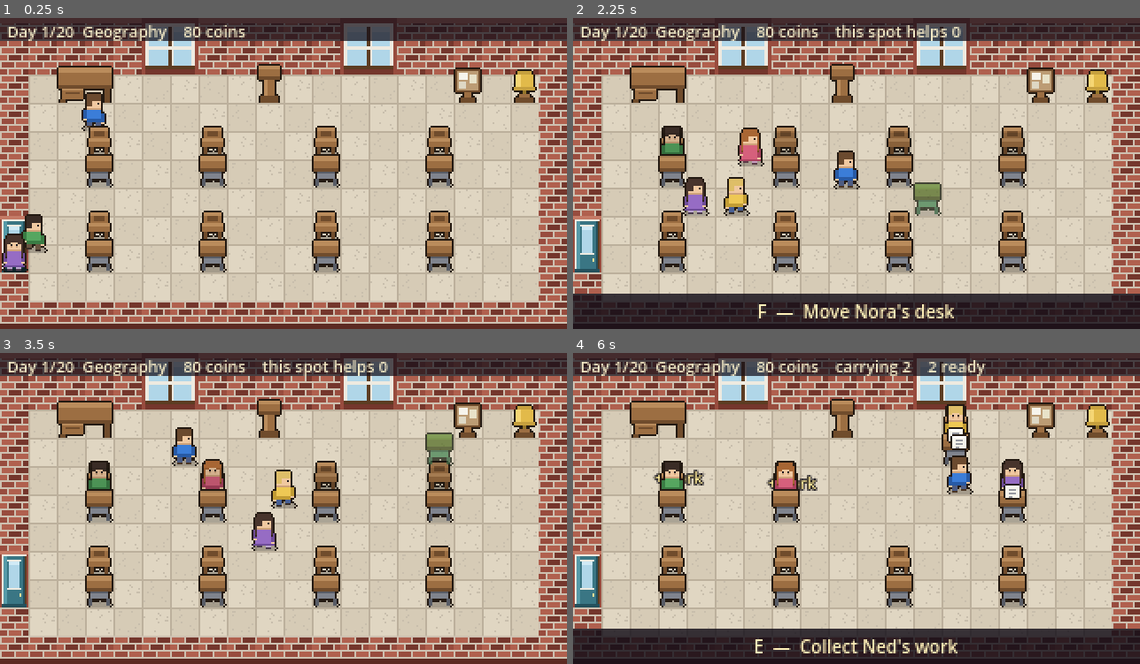
Above: before the commit, frames 1-4 (two rows, left to right).
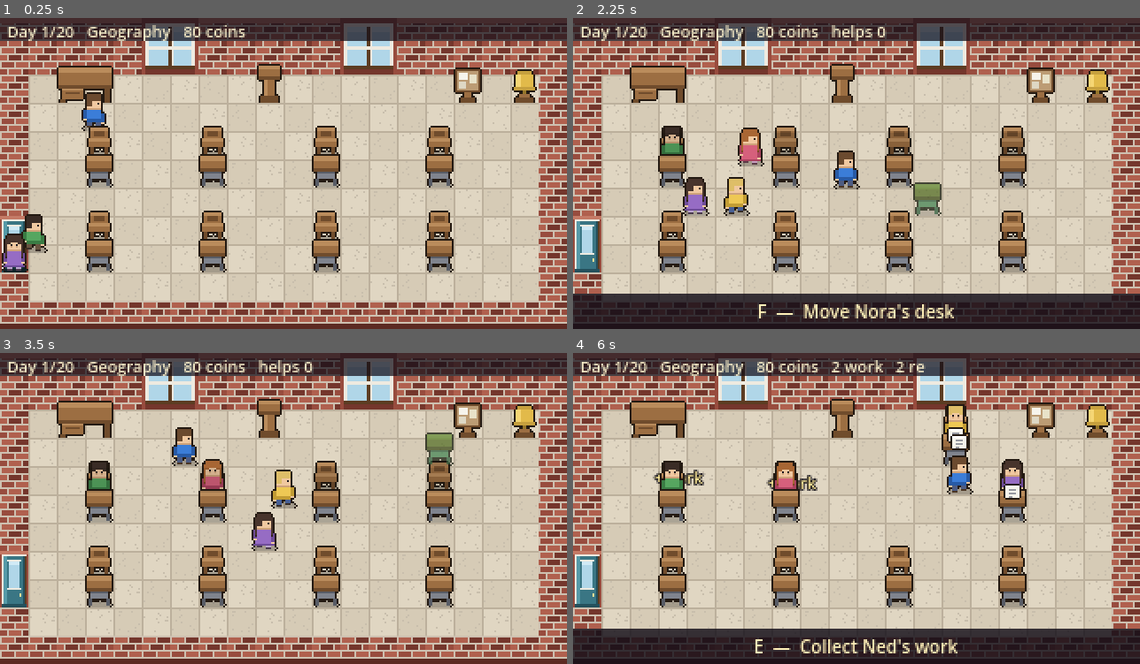
Above: after the commit, the same moments.

Repository: Mbottega16/EduSystem
Game: Godot game, scene res://tests/run.tscn
The game is run twice, just before and just after one commit, with the same random seed, the same clock (stepped at 60 frames per second) and the same inputs. This scene is started directly instead of the project's main scene.
Inputs:
- Up to frame 1 (0.25 s): no input
- Up to frame 2 (2.25 s): tap Enter at 0.5 s; hold D (move_right) 0.53-1.28 s; tap Q (voice, bound only after the commit) at 0.6, 1.55 s; tap Space at 0.77, 1.52 s; hold S (move_down) 1.28-2.03 s; tap E (interact) at 1.35 s; hold D (move_right) from 2.03 s (still down); tap F (manage) at 2.1 s
- Up to frame 3 (3.5 s): tap Q (voice, bound only after the commit) at 2.3, 3.05 s; release D (move_right) at 2.78 s; hold W (move_up) from 2.78 s (still down); tap Shift (sprint) at 2.85 s; tap Space at 3.02 s
- Up to frame 4 (6 s): release W (move_up) at 3.53 s; hold A (move_left) 3.53-5.03 s; tap Q (voice, bound only after the commit) at 3.6, 4.55, 5.3 s; tap Space at 3.77, 4.52 s; tap J at 4.35 s; hold S (move_down) 5.03-5.78 s; tap C at 5.1 s; hold D (move_right) from 5.78 s (still down); tap 1 at 5.85 s

The runs differ from the first frame. In frame 1, 0.4% of the frame differs, in the area x 14-31%, y 2-8%; in frame 2, 0.9%; in frame 3, 0.9%; in frame 4, 1.0%, in the area x 14-73%, y 2-8%.

Commit message:
Your voice: the one verb that is not a landmark
A second resource inside a lesson. Time is the first, and the decision is
between them: crossing the room to have a word costs seconds, raising your
voice costs voice and reaches several desks at once.

It is bound to Q and rebindable like every other key, and it works from
wherever you are standing -- but ONLY the desks within earshot hear it.
That range is the whole design. It is the one verb not attached to a
landmark, so without it the game would stop being about walking the room.

It settles the room. It does not teach anybody anything. A stuck child is
still a walk to their desk, because settling is crowd control and teaching
is not, and if shouting also unstuck people it would replace the only thing
the game actually asks you to do.

WHAT THE SIMULATOR SAYS. 'shouter' is exactly 'lazy' with a voice, and it
finishes a whole letter higher -- C to B, with one child still disruptive
at the end of term instead of four, off about one shout a day. That is a
lot of leverage from very little, and it is the intended shape: settling
two at once stops a cascade, and a cascade is what actually ruins a term.
It still cannot reach an A, because 'good' walks over and this one does not.

Finding that took fixing the simulator: it ran a whole "lesson" without
ever entering the LESSON phase, because it assigns work directly instead of
going through the podium. Everything phase-gated was invisible to it, which
is why the shout column read zero even for the policy built to shout.

The status strip is rebuilt in priority order and clipped rather than
assembled and hoped over -- the voice meter pushed "1 stuck" off the
right-hand edge. Mid-lesson the subject and the coin count are things you
already know and cannot act on; the clock, your voice and who needs you are
the entire job. The strip is a Label like any other, so it is in the
fit test now too.

703 assertions. Contract still C / C / A.

Co-Authored-By: Claude Opus 5 <noreply@anthropic.com>

Diff:
--- a/data/balance.json
+++ b/data/balance.json
@@ -530,5 +530,12 @@
     "spread_per_second": 0.045,
     "neighbour_stall_mult": 2.0,
     "xp_for_settling": 3
+  },
+  "voice": {
+    "_note": "Raising your voice. The only verb in the game that is not attached to a landmark -- but it still depends on WHERE YOU ARE STANDING, because it only reaches desks within earshot. It settles the room; it does not teach anybody anything, so a stuck child still needs you at their desk. That is the line that keeps walking the room the game.",
+    "range_tiles": 5,
+    "cost": 0.34,
+    "recharge_per_second": 0.055,
+    "unheard_stall_seconds": 3.0
   }
 }
--- a/project.godot
+++ b/project.godot
@@ -74,6 +74,11 @@
 "events": [Object(InputEventKey,"resource_local_to_scene":false,"resource_name":"","device":-1,"window_id":0,"alt_press …(190 unchanged characters)…
 ]
 }
+voice={
+"deadzone": 0.2,
+"events": [Object(InputEventKey,"resource_local_to_scene":false,"resource_name":"","device":-1,"window_id":0,"alt_pressed":false,"shift_pressed":false,"ctrl_pressed":false,"meta_pressed":false,"pressed":false,"keycode":0,"physical_keycode":81,"key_label":0,"unicode":0,"location":0,"echo":false,"script":null)
+]
+}
 sprint={
 "deadzone": 0.2,
 "events": [Object(InputEventKey,"resource_local_to_scene":false,"resource_name":"","device":-1,"window_id":0,"alt_press …(195 unchanged characters)…
--- a/scripts/actors/player.gd
+++ b/scripts/actors/player.gd
@@ -65,6 +65,12 @@
 
 	if not input_locked:
 		_tick_hold(delta)
+		# The one verb that is not a landmark. It is still about where you
+		# are standing -- only the desks within earshot hear it.
+		if Game.claim_action("voice"):
+			var room := get_tree().get_first_node_in_group("classroom")
+			if room != null and room.has_method("raise_voice"):
+				room.raise_voice()
 
 
 ## Nearest interactable, but strongly preferring whatever you are facing.
--- a/scripts/autoload/game.gd
+++ b/scripts/autoload/game.gd
@@ -104,6 +104,7 @@
 	concepts.clear()
 	quiz_done = false
 	test_active = false
+	voice = 1.0
 	expansions = 0
 	Grid.reset_size()
 	_next_id = 1
@@ -572,6 +573,56 @@
 		out.append({"student": s, "grade": g, "letter": grade_letter(g)})
 	test_active = false
 	return out
+
+
+# --- your voice ------------------------------------------------------
+## 0..1. Spent settling the room, and it comes back slowly on its own.
+##
+## The second resource inside a lesson. Lesson TIME is the first, and the
+## interesting decision is between them: crossing the room to have a word
+## costs seconds, raising your voice costs this instead and reaches several
+## desks at once -- but only the ones near enough to hear you.
+var voice: float = 1.0
+
+signal voice_changed(level: float)
+
+
+func tick_voice(delta: float) -> void:
+	Balance.ensure_loaded()
+	if voice >= 1.0:
+		return
+	voice = minf(1.0, voice + Balance.voice_recharge * delta)
+	voice_changed.emit(voice)
+
+
+func can_raise_voice() -> bool:
+	Balance.ensure_loaded()
+	return phase == Phase.LESSON and not test_active and voice >= Balance.voice_cost
+
+
+## "Right — settle down." Settles every disruptive child WITHIN EARSHOT of
+## `from`, and does nothing whatever for anybody who is merely stuck.
+##
+## That restriction is the whole design. Settling is crowd control and can
+## be done from across a few desks; teaching cannot, so a stuck child still
+## needs you to walk over. Returns how many heard you, or -1 if you had no
+## voice left.
+func raise_voice(from: Vector2i) -> int:
+	Balance.ensure_loaded()
+	if not can_raise_voice():
+		return -1
+	voice = maxf(0.0, voice - Balance.voice_cost)
+	voice_changed.emit(voice)
+	var settled := 0
+	for s: StudentData in roster:
+		if s.seat_index < 0 or not s.disrupting:
+			continue
+		var seat: Vector2i = Layout.seat(s.seat_index)
+		if absi(seat.x - from.x) + absi(seat.y - from.y) > Balance.voice_range:
+			continue
+		if s.settle():
+			settled += 1
+	return settled
 
 
 ## Has today's lesson already been interrupted for a quiz? One per lesson:
--- a/scripts/autoload/settings.gd
+++ b/scripts/autoload/settings.gd
@@ -17,6 +17,7 @@
 	{"action": "move_right", "label": "Walk right"},
 	{"action": "interact", "label": "Help / collect"},
 	{"action": "manage", "label": "Lesson / bell / shop"},
+	{"action": "voice", "label": "Settle the room"},
 	{"action": "sprint", "label": "Hurry"},
 	{"action": "menu", "label": "Class list"},
 	{"action": "pause", "label": "Pause"},
@@ -32,6 +33,7 @@
 	"move_right": [KEY_D, KEY_RIGHT],
 	"interact": [KEY_E, KEY_SPACE],
 	"manage": [KEY_F],
+	"voice": [KEY_Q],
 	"sprint": [KEY_SHIFT],
 	"menu": [KEY_TAB],
 	"pause": [KEY_P],
--- a/scripts/data/balance.gd
+++ b/scripts/data/balance.gd
@@ -68,6 +68,12 @@
 static var stu_diligence_step: float = 0.02
 static var stu_ready_level: int = 5
 static var stu_hold_grace: int = 2
+
+# --- raising your voice --------------------------------------------------
+static var voice_range: int = 5
+static var voice_cost: float = 0.34
+static var voice_recharge: float = 0.055
+static var voice_unheard_seconds: float = 3.0
 
 # --- messing about -------------------------------------------------------
 static var dis_boredom: float = 0.030
@@ -205,6 +211,13 @@
 
 	traits = d.get("traits", {})
 
+	var vc: Dictionary = d.get("voice", {})
+	voice_range = int(vc.get("range_tiles", voice_range))
+	voice_cost = float(vc.get("cost", voice_cost))
+	voice_recharge = float(vc.get("recharge_per_second", voice_recharge))
+	voice_unheard_seconds = float(vc.get("unheard_stall_seconds",
+		voice_unheard_seconds))
+
 	var ds: Dictionary = d.get("disruption", {})
 	dis_boredom = float(ds.get("from_boredom_per_second", dis_boredom))
 	dis_frustration = float(ds.get("from_frustration_per_second", dis_frustration))
--- a/scripts/ui/hud.gd
+++ b/scripts/ui/hud.gd
@@ -119,46 +119,63 @@
 
 
 func _update_status() -> void:
+	# ONE LINE, and it runs off the right-hand edge if you let it. What
+	# belongs on it changes with the phase, so it is built in priority order
+	# and cut rather than assembled and hoped over: mid-lesson the subject
+	# and the coin count are things you already know and cannot act on,
+	# while the clock, your voice and who needs you are the whole job.
 	var left: int = maxi(0, Balance.term_days - Game.day + 1)
-	var line := "Day %d/%d  %s    %d coins" % [
-		Game.day, Balance.term_days, Curriculum.short_name(Game.lesson), Game.coins]
-	if Game.phase == Game.Phase.LESSON:
+	var teaching: bool = Game.phase == Game.Phase.LESSON
+	var bits: Array[String] = ["Day %d/%d" % [Game.day, Balance.term_days]]
+
+	if teaching:
 		var room := get_tree().get_first_node_in_group("classroom")
 		if room != null:
-			line += "    %ds left" % int(ceil(room.lesson_left))
-	elif left <= 3:
-		line += "    LAST %d DAYS" % left
+			bits.append("%ds" % int(ceil(room.lesson_left)))
+		if not Game.test_active:
+			var pips := int(round(Game.voice * 4.0))
+			bits.append("voice %s%s" % ["|".repeat(pips), ".".repeat(4 - pips)])
+	else:
+		bits.append(Curriculum.short_name(Game.lesson))
+		bits.append("%d coins" % Game.coins)
+		if left <= 3:
+			bits.append("LAST %d DAYS" % left)
+
 	if _player != null and is_instance_valid(_player):
 		if _player.carrying > 0:
-			line += "    carrying %d" % _player.carrying
+			bits.append("%d work" % _player.carrying)
 		if _player.carrying_hw > 0:
-			line += "    %d homework" % _player.carrying_hw
+			bits.append("%d hw" % _player.carrying_hw)
+
 	var stuck := 0
 	var waiting := 0
 	var noisy := 0
-	for s: StudentData in Game.roster:
-		if s.disrupting:
+	for st: StudentData in Game.roster:
+		if st.disrupting:
 			noisy += 1
 		# what you can SEE, not what is true -- the strip must never quietly
 		# know more about the room than the room is showing you
-		if s.is_visibly_struggling():
+		if st.is_visibly_struggling():
 			stuck += 1
-		if s.has_work_to_collect():
+		if st.has_work_to_collect():
 			waiting += 1
+
 	# via a group, not current_scene -- current_scene is not Main when the
 	# game is instantiated inside a test or a screenshot harness
 	var place := get_tree().get_first_node_in_group("placement")
 	if place != null and place.active:
-		line += "    this spot helps %d" % place.reach_count()
+		bits.append("helps %d" % place.reach_count())
+
 	# Loudest first: messing about is the one that gets worse while you are
 	# somewhere else.
 	if noisy > 0:
-		line += "    %d PLAYING UP" % noisy
+		bits.append("%d NOISY" % noisy)
 	if stuck > 0:
-		line += "    %d stuck" % stuck
+		bits.append("%d stuck" % stuck)
 	if waiting > 0:
-		line += "    %d ready" % waiting
-	status.text = line
+		bits.append("%d ready" % waiting)
+
+	status.text = _clip("   ".join(bits))
 
 
 func _update_prompt() -> void:
--- a/scripts/world/classroom.gd
+++ b/scripts/world/classroom.gd
@@ -26,6 +26,8 @@
 signal desk_move_requested(seat_index: int)
 signal desks_changed()
 signal quiz_requested()
+## How many heard you, so the room can react. -1 means you had nothing left.
+signal voice_raised(settled: int)
 signal curriculum_requested()
 signal test_requested(lesson_id: String)
 signal room_rebuilt()
@@ -216,6 +218,7 @@
 				_on_work_done(s)
 		# who is sitting next to whom, and who has started playing up
 		Game.tick_class(delta, roll)
+		Game.tick_voice(delta)
 		if lesson_left <= 0.0:
 			# THE CLOCK HAS TO ACTUALLY END THE LESSON.
 			#
@@ -360,6 +363,20 @@
 	return results
 
 
+## "Right -- settle down." Reaches the desks near enough to hear it.
+func raise_voice() -> int:
+	if player == null:
+		return -1
+	var n := Game.raise_voice(Grid.world_to_tile(player.global_position))
+	if n >= 0:
+		Sfx.play("deny")            # a sterner noise than anything else here
+		_refresh_bubbles()
+	else:
+		Sfx.play("blip")
+	voice_raised.emit(n)
+	return n
+
+
 ## Podium, mid-lesson. Stops the class, asks everyone a few questions, and
 ## charges the time to the lesson clock — which is the cost that makes it a
 ## decision rather than something you always do.
--- a/tests/run.gd
+++ b/tests/run.gd
@@ -135,6 +135,7 @@
 	test_traits()
 	test_save_isolation()
 	await test_bubbles()
+	await test_voice()
 	await test_disruption()
 	await test_overlays()
 	await test_marking()
@@ -2062,6 +2063,26 @@
 	Game.cheated = false
 	hud.close()
 
+	# The status strip is a Label too, and it runs off the right-hand edge
+	# the moment a lesson adds a clock, a voice meter and three counters.
+	Game.set_phase(Game.Phase.LESSON)
+	world.lesson_left = 45.0
+	Game.voice = 0.5
+	for st: StudentData in Game.roster:
+		st.disrupting = true
+		st.work_state = StudentData.Work.DONE
+	world.player.carry_work(3)
+	world.player.carry_homework(2)
+	hud._update_status()
+	chk("the status strip fits on its one line",
+		hud.status.text.length() <= hud.LINE_CHARS,
+		"%d chars: %s" % [hud.status.text.length(), hud.status.text])
+	for st: StudentData in Game.roster:
+		st.disrupting = false
+	world.player.drop_all_work()
+	world.player.drop_all_homework()
+	Game.set_phase(Game.Phase.AFTERNOON)
+
 	hud.show_title()
 	chk("the title screen fits",
 		_fits(hud.body, PANEL_LINES_SMALL), _overflow(hud.body, PANEL_LINES_SMALL))
@@ -2591,6 +2612,101 @@
 	chk("a quiet child gives you nothing to scan for, at first",
 		not n0.bubble.visible)
 
+	Game.new_run(SEED)
+	await step(2)
+
+
+func test_voice() -> void:
+	section("RAISING YOUR VOICE")
+	Balance.ensure_loaded()
+	Game.new_run(SEED)
+	_seat_in_a_row(2, 4)
+	await step(2)
+	var p: Actor = world.player
+
+	chk("it is a real, rebindable action, like every other key",
+		InputMap.has_action("voice"))
+	chk("and it is offered in the controls screen", (func() -> bool:
+		for row: Dictionary in Settings.ACTIONS:
+			if String(row["action"]) == "voice":
+				return true
+		return false).call())
+
+	chk("you start a run with a full voice", is_equal_approx(Game.voice, 1.0))
+	chk("but you cannot use it outside a lesson", not Game.can_raise_voice())
+
+	Game.set_phase(Game.Phase.LESSON)
+	chk("during a lesson you can", Game.can_raise_voice())
+
+	# --- it is about WHERE YOU ARE STANDING ---
+	# The only verb in the game not attached to a landmark, so this is the
+	# line that keeps walking the room the game rather than a formality.
+	var near: StudentData = Game.roster[0]
+	var far: StudentData = Game.roster[1]
+	Layout.set_seats([Vector2i(3, 4), Vector2i(17, 8), Vector2i(11, 4),
+		Vector2i(15, 4), Vector2i(3, 7), Vector2i(7, 7), Vector2i(11, 7),
+		Vector2i(7, 4)])
+	near.disrupting = true
+	far.disrupting = true
+
+	var heard := Game.raise_voice(Vector2i(3, 5))     # standing by `near`
+	chk("the desk beside you hears it", not near.disrupting)
+	chk("the desk across the room does not", far.disrupting)
+	chk("and it says how many heard you", heard == 1, heard)
+
+	# --- it settles the room; it does not teach anybody ---
+	# If shouting also unstuck people it would replace the walk to the desk,
+	# and the walk to the desk is the game.
+	Game.new_run(SEED)
+	_seat_in_a_row(2, 4)
+	Game.set_phase(Game.Phase.LESSON)
+	var lost: StudentData = Game.roster[0]
+	lost.trait_id = "steady"
+	lost.confusion = 1.0
+	Game.raise_voice(Layout.seat(lost.seat_index))
+	chk("shouting at a stuck child does not unstick them",
+		lost.is_struggling())
+
+	# --- the cost, and getting it back ---
+	Game.new_run(SEED)
+	Game.set_phase(Game.Phase.LESSON)
+	var before := Game.voice
+	Game.raise_voice(Vector2i(9, 5))
+	chk("it costs you something even when nobody was playing up",
+		Game.voice < before, "%.2f -> %.2f" % [before, Game.voice])
+
+	var shouts := 1
+	while Game.can_raise_voice() and shouts < 20:
+		Game.raise_voice(Vector2i(9, 5))
+		shouts += 1
+	chk("you get a small handful of them, not an unlimited supply",
+		shouts >= 2 and shouts <= 5, shouts)
+	chk("and then you have to go and do it properly",
+		not Game.can_raise_voice())
+	chk("asking anyway is refused rather than ignored",
+		Game.raise_voice(Vector2i(9, 5)) == -1)
+
+	var empty := Game.voice
+	for i in 600:
+		Game.tick_voice(1.0 / 60.0)
+	chk("it comes back on its own", Game.voice > empty,
+		"%.2f -> %.2f" % [empty, Game.voice])
+	for i in 6000:
+		Game.tick_voice(1.0 / 60.0)
+	chk("but never past full", is_equal_approx(Game.voice, 1.0))
+
+	# --- not during a test ---
+	Game.new_run(SEED)
+	for i in Balance.test_requires_taught:
+		Game.record_taught(String(Game.lesson.get("id", "")))
+	Game.set_phase(Game.Phase.MORNING)
+	await step(30)
+	world.start_test(String(Game.lesson.get("id", "")))
+	chk("you cannot shout the class down during a test either",
+		not Game.can_raise_voice())
+	world.end_test()
+
+	Layout.reset_seats()
 	Game.new_run(SEED)
 	await step(2)
 
--- a/tools/sim.gd
+++ b/tools/sim.gd
@@ -26,6 +26,10 @@
 ##   nobody   — never helps, never collects (the floor of the game)
 ##   quizzer  — exactly 'good', except it spends lesson seconds on a quiz
 ##              and then goes over it with whoever it flags
+##   shouter  — exactly 'lazy', except it raises its voice. Attentive play
+##              settles children before two are ever noisy at once, so the
+##              only way to find out what the voice is worth is to give it
+##              to somebody who has let the room get away from them.
 ##
 ## That last pair is the point: 'good' and 'quizzer' differ in ONE decision,
 ## so the gap between their two rows is roughly what the quiz is worth.
@@ -38,21 +42,34 @@
 ## seconds of a 45-second lesson rather than 10 -- but do not tune a number
 ## to two significant figures against it.
 
-const POLICIES := ["ideal", "good", "lazy", "nobody", "quizzer"]
+const POLICIES := ["ideal", "good", "lazy", "nobody", "quizzer", "shouter"]
 
 ## How long the player takes to notice and walk to a stuck student.
 const REACTION := {
-	"ideal": 0.5, "good": 4.0, "lazy": 15.0, "nobody": 999.0, "quizzer": 4.0}
+	"ideal": 0.5, "good": 4.0, "lazy": 15.0, "nobody": 999.0, "quizzer": 4.0,
+	"shouter": 15.0}
 ## Whether they bother picking the finished work up.
 const COLLECTS := {
-	"ideal": true, "good": true, "lazy": false, "nobody": false, "quizzer": true}
+	"ideal": true, "good": true, "lazy": false, "nobody": false,
+	"quizzer": true, "shouter": false}
 ## Coins they will spend on furniture at the end of a day.
 const BUYS := {
-	"ideal": true, "good": true, "lazy": true, "nobody": false, "quizzer": true}
+	"ideal": true, "good": true, "lazy": true, "nobody": false,
+	"quizzer": true, "shouter": true}
+## Whether they shout the room down when several are playing up at once.
+## 'nobody' never does anything; 'lazy' is not paying enough attention to
+## notice. The rest use it the way a real player would -- as the answer to
+## more than one at a time.
+const SHOUTS := {
+	"ideal": true, "good": true, "lazy": false, "nobody": false,
+	"quizzer": true, "shouter": true}
+## How many have to be playing up before it is worth the voice.
+const SHOUT_AT := 2
+
 ## Whether they stop the lesson for a quiz.
 const QUIZZES := {
 	"ideal": false, "good": false, "lazy": false, "nobody": false,
-	"quizzer": true}
+	"quizzer": true, "shouter": false}
 ## How far into the lesson the quiz is called. Early enough that there is
 ## still time to act on it, which is the entire argument for the instrument.
 const QUIZ_AT := 0.25
@@ -119,7 +136,7 @@
 func _run(policy: String, days: int) -> void:
 	Game.new_run(12345)
 	print("\n--- %s ---" % policy.to_upper())
-	print(" day  avg  letter   coins  items  class   stuck-left  hw   work  done  noise")
+	print(" day  avg  letter   coins  items  class   stuck-left  hw   work  done  noise  shout")
 
 	var first_enrol := -1
 	var first_buy := -1
@@ -135,13 +152,13 @@
 			first_enrol = Game.day
 
 		if day < 6 or day % 5 == 0 or day == days - 1:
-			print("%4d  %.2f    %s   %5d  %5d  %5d   %9d  %d/%d  %.2f  %d/%d  %d/%d" % [
+			print("%4d  %.2f    %s   %5d  %5d  %5d   %9d  %d/%d  %.2f  %d/%d  %d/%d  %5d" % [
 				report["day"], report["average"],
 				Game.grade_letter(float(report["average"])),
 				Game.coins, Game.room_items.size(), before,
 				stats["still_stuck"], report["homework_done"], before,
 				stats["work"], stats["finished"], stats["of"],
-				stats["settled"], stats["noisy"]])
+				stats["settled"], stats["noisy"], stats["shouted"]])
 
 	print("  first purchase: day %s     first new student: day %s" % [
 		"never" if first_buy < 0 else str(first_buy),
@@ -158,12 +175,19 @@
 	var flagged_since := {}
 	var noisy_since := {}
 	var settled := 0
+	var shouted := 0
 	for s: StudentData in Game.roster:
 		s.assign_work()
 
 	# The quiz is PAID FOR out of the lesson, so the clock it runs against
 	# shortens. Charging it anywhere else would make it free, and a free
 	# diagnostic is not a decision.
+	# The simulator used to run a whole "lesson" without ever entering the
+	# LESSON phase, because it assigns work directly rather than going
+	# through the podium. Anything phase-gated was therefore invisible to
+	# it -- raising your voice among them, which is why the shout column
+	# read zero for every policy including the one built to use it.
+	Game.set_phase(Game.Phase.LESSON)
 	Game.quiz_done = false
 	var lesson_len := Balance.lesson_seconds
 	var quiz_at: float = lesson_len * QUIZ_AT if QUIZZES[policy] else -1.0
@@ -181,6 +205,22 @@
 		# the simulator cannot see disruption at all, and a system the
 		# simulator cannot see is the exact thing it exists to catch.
 		Game.tick_class(DT, Game.rng)
+		Game.tick_voice(DT)
+
+		# Raising your voice reaches several desks at once, but only the
+		# ones near enough to hear. The simulator has no teacher position --
+		# reaction time stands in for walking -- so the shout is modelled as
+		# coming from the desk they were already on their way to, which is
+		# where a real player would be standing.
+		if SHOUTS[policy] and Game.can_raise_voice():
+			var noisy_now: Array[StudentData] = []
+			for s: StudentData in Game.roster:
+				if s.disrupting:
+					noisy_now.append(s)
+			if noisy_now.size() >= SHOUT_AT:
+				if Game.raise_voice(Layout.seat(noisy_now[0].seat_index)) > 0:
+					shouted += 1
+
 		for s: StudentData in Game.roster:
 			s.tick_work(DT, Game.rng)
 			# Settling comes first, as it does at the desk: it is the one
@@ -232,12 +272,13 @@
 			s.hw_state = StudentData.HW.MARKED
 			s.hw_player_verdict = 1 if Questions.sheet_is_good(s.hw_sheet) else 0
 
+	Game.set_phase(Game.Phase.AFTERNOON)
 	Game.grade_class()
 	Game.assign_homework()
 	return {"still_stuck": still, "flagged": flagged_total, "resolved": resolved,
 		"work": work_total / maxf(1.0, float(Game.roster.size())),
 		"finished": finished, "of": Game.roster.size(),
-		"noisy": noisy, "settled": settled}
+		"noisy": noisy, "settled": settled, "shouted": shouted}
 
 
 ## Buy the item with the best bonus-per-coin that we can afford and that
